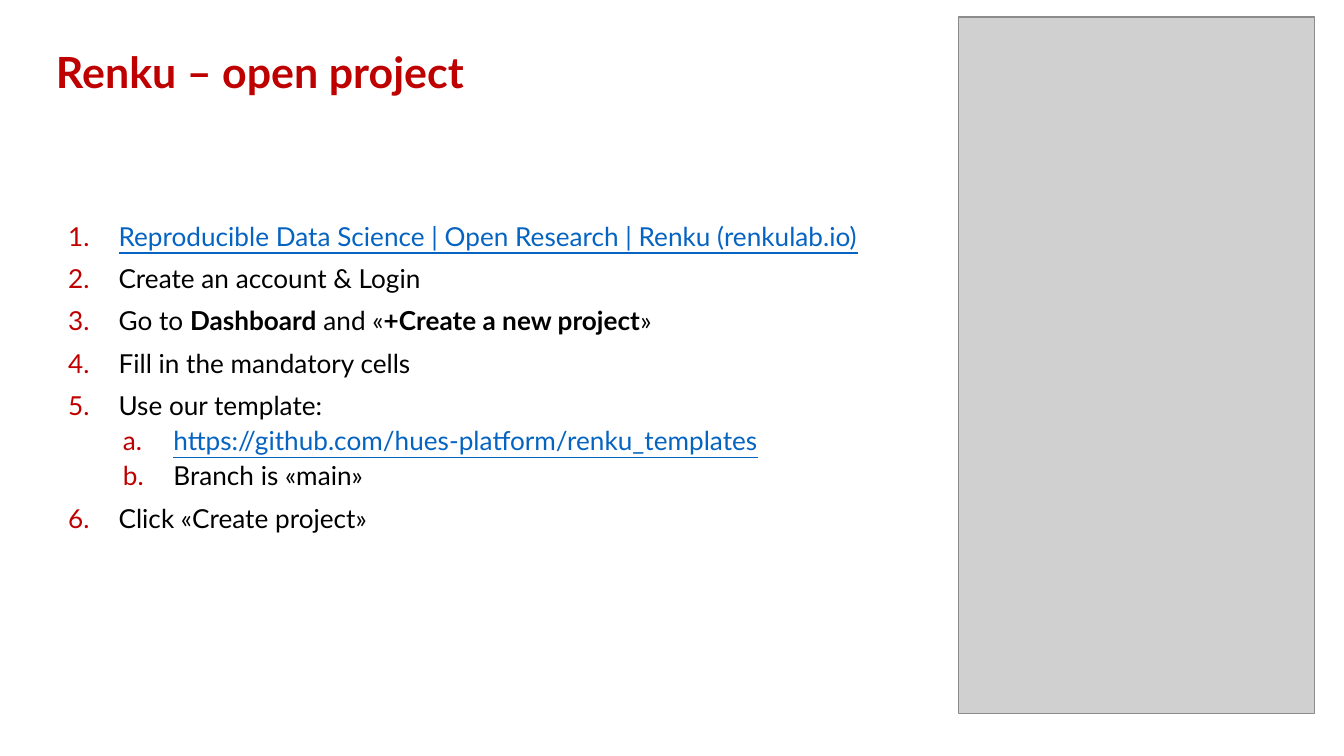
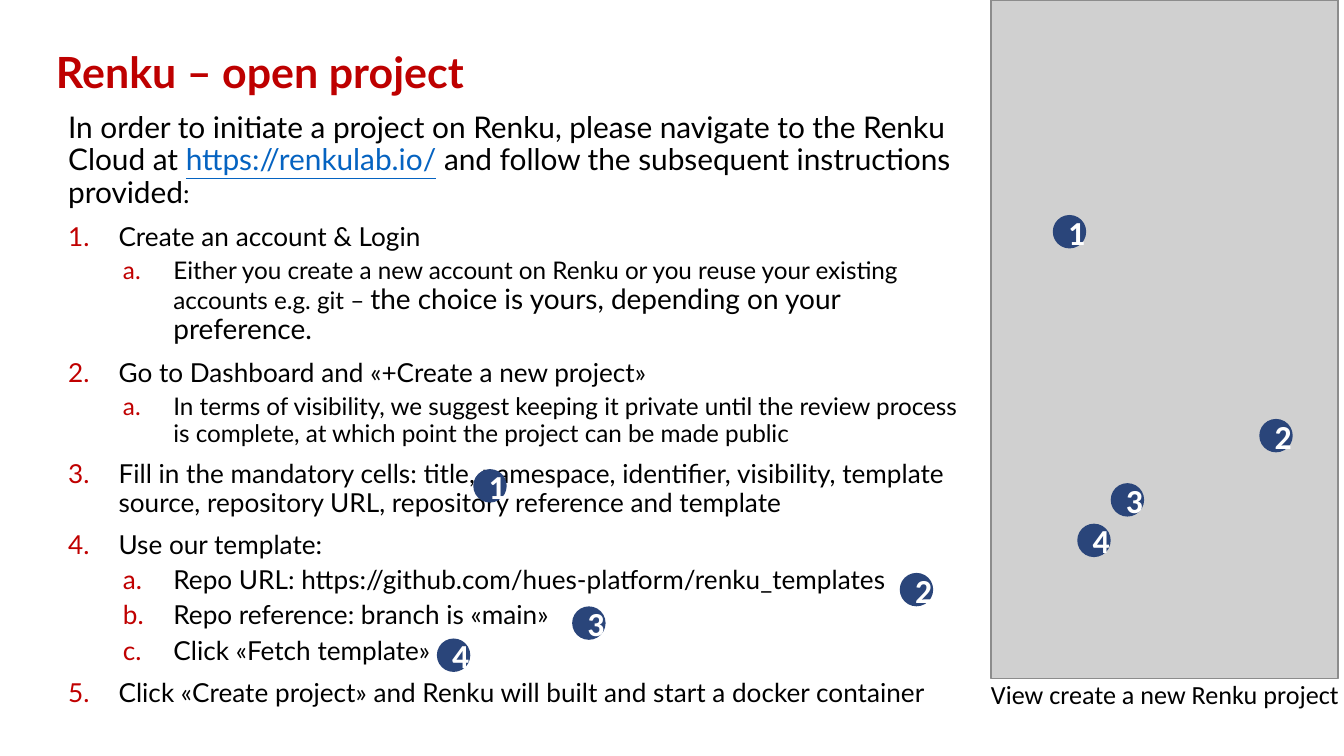
Before and after one commit to hues-platform/renku_templates, a slide deck: slide 8 of python/Draft_Renku_Checklist_V01.pptx (slide 4 before the commit). Drawn at 1344x756 pixels with LibreOffice and Linux fonts; fonts in the diff are those of the drawing; grey boxes stand for pictures; background and template pictures are left out. Boxes give left, top, right and bottom in pixels: in the first picture for what was removed or moved away, otherwise in the second. Text is boxed around its words. In the diff, an @@ line names an element or a change of style, - is before the commit and + after.

Commit message:
updated draft renku checklist

```diff
--- a/python/Draft_Renku_Checklist_V01.pptx
+++ b/python/Draft_Renku_Checklist_V01.pptx
@@ picture resized from (x1=958, y1=17, x2=1314, y2=714) to (x1=991, y1=0, x2=1337, y2=679) @@
@@ subtitle "In order to initiate a ..." moved from (x1=119, y1=226, x2=856, y2=532) to (x1=68, y1=116, x2=957, y2=707) @@
@@ subtitle at (x1=68, y1=116, x2=951, y2=208): text changed; size 14 to 16 pt; text colour #0563C1 to #000000 @@
-1. Reproducible Data Science | Open Research | Renku (renkulab.io)
+In order to initiate a project on Renku, please navigate to the Renku Cloud at https://renkulab.io/ and follow the subsequent instructions provided:
@@ ellipse added at (x1=1052, y1=215, x2=1086, y2=249), fill #2A457A, 18 pt, text #FFFFFF, bold @@
+1
@@ subtitle at (x1=173, y1=261, x2=898, y2=344): paragraph added @@
+  a. Either you create a new account on Renku or you reuse your existing accounts e.g. git – the choice is yours, depending on your preference.
@@ subtitle at (x1=119, y1=362, x2=646, y2=386): bold off in "Dashboard «+Create a new project»" @@
@@ subtitle at (x1=119, y1=397, x2=957, y2=516): text changed @@
-4. Fill in the mandatory cells
+  a. In terms of visibility, we suggest keeping it private until the review process is complete, at which point the project can be made public
+3. Fill in the mandatory cells: title, namespace, identifier, visibility, template source, repository URL, repository reference and template
@@ ellipse added at (x1=1259, y1=419, x2=1293, y2=453), fill #2A457A, 18 pt, text #FFFFFF, bold @@
+2
@@ ellipse added at (x1=473, y1=469, x2=507, y2=503), fill #2A457A, 18 pt, text #FFFFFF, bold @@
+1
@@ ellipse added at (x1=1110, y1=484, x2=1144, y2=517), fill #2A457A, 18 pt, text #FFFFFF, bold @@
+3
@@ ellipse added at (x1=1078, y1=524, x2=1111, y2=558), fill #2A457A, 18 pt, text #FFFFFF, bold @@
+4
@@ subtitle at (x1=119, y1=569, x2=924, y2=707): text changed; text colour #0563C1 to #000000 @@
-  a. https://github.com/hues-platform/renku_templates
-  b. Branch is «main»
-6. Click «Create project»
+  a. Repo URL: https://github.com/hues-platform/renku_templates
+  b. Repo reference: branch is «main»
+  c. Click «Fetch template»
+5. Click «Create project» and Renku will built and start a docker container
@@ ellipse added at (x1=899, y1=573, x2=933, y2=606), fill #2A457A, 18 pt, text #FFFFFF, bold @@
+2
@@ ellipse added at (x1=573, y1=606, x2=606, y2=640), fill #2A457A, 18 pt, text #FFFFFF, bold @@
+3
@@ ellipse added at (x1=437, y1=638, x2=470, y2=672), fill #2A457A, 18 pt, text #FFFFFF, bold @@
+4
@@ text added at (x1=991, y1=686, x2=1338, y2=709), 14 pt, text #000000 @@
+View create a new Renku project
```
Also in this commit, not shown: 11 other slides changed, 5 slides added.
